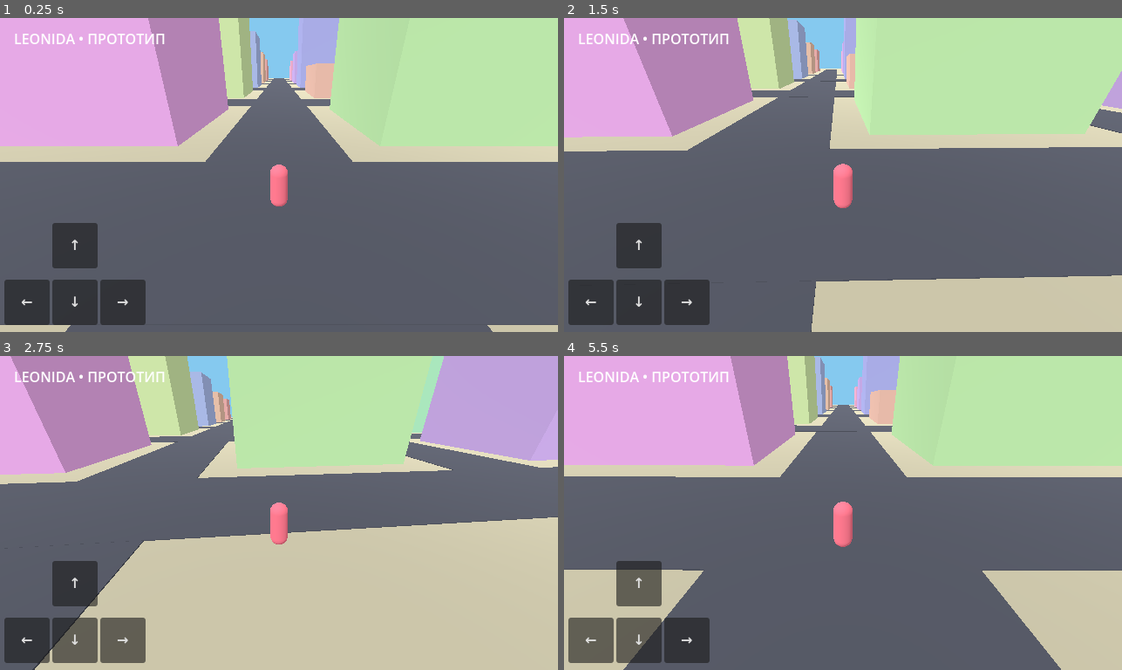
Above: before the commit, frames 1-4 (two rows, left to right).
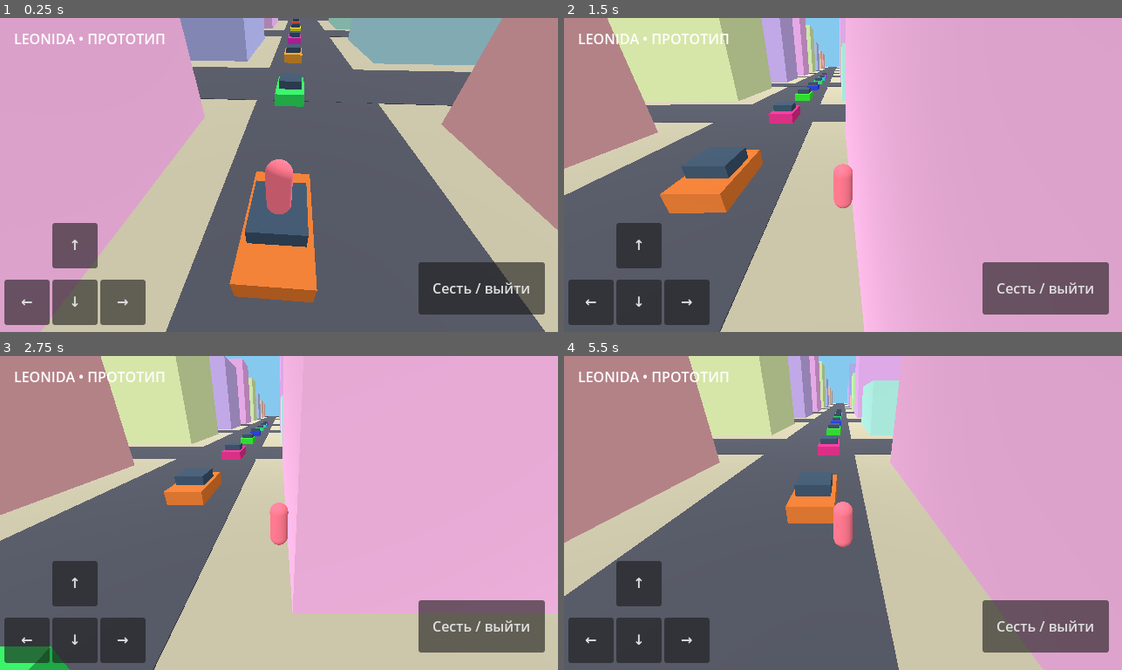
Above: after the commit, the same moments.

Repository: danilkononov1234-lab/GTA6-Pixel-Mobile
Game: Godot game, scene res://main.tscn
The game is run twice, just before and just after one commit, with the same random seed, the same clock (stepped at 60 frames per second) and the same inputs.
Inputs:
- Up to frame 1 (0.25 s): no input
- Up to frame 2 (1.5 s): hold Right (ui_right) 0.53-1.28 s; hold Down (ui_down) from 1.28 s (still down)
- Up to frame 3 (2.75 s): release Down (ui_down) at 2.03 s; hold Right (ui_right) from 2.03 s (still down)
- Up to frame 4 (5.5 s): release Right (ui_right) at 2.78 s; hold Up (ui_up) 2.78-3.53 s; hold Left (ui_left) 3.53-5.03 s; hold Down (ui_down) from 5.03 s (still down)

The runs differ from the first frame. In frame 1, 73% of the frame differs, in the area x 0-100%, y 0-100%; in frame 2, 76%; in frame 3, 71%; in frame 4, 73%.

Commit message:
Add drivable cars and vehicle camera

Diff:
--- a/main.gd
+++ b/main.gd
@@ -1,6 +1,8 @@
 extends Node3D
 var player: CharacterBody3D
 var camera: Camera3D
+var cars: Array[CharacterBody3D] = []
+var driving: CharacterBody3D
 var movement := Vector2.ZERO
 var buttons := {}
 var rng := RandomNumberGenerator.new()
@@ -64,6 +66,33 @@
 	mat.albedo_color = Color("#e86c80")
 	avatar.material_override = mat
 	player.add_child(avatar)
+	for i in range(12):
+		var car := CharacterBody3D.new()
+		add_child(car)
+		car.position = Vector3(2,0.65,8+i*12)
+		var hit := CollisionShape3D.new()
+		var bounds := BoxShape3D.new()
+		bounds.size = Vector3(2,1.3,4)
+		hit.shape = bounds
+		car.add_child(hit)
+		var body_mesh := MeshInstance3D.new()
+		var car_box := BoxMesh.new()
+		car_box.size = Vector3(2,0.8,4)
+		body_mesh.mesh = car_box
+		var paint := StandardMaterial3D.new()
+		paint.albedo_color = Color.from_hsv(rng.randf(),0.8,0.8)
+		body_mesh.material_override = paint
+		car.add_child(body_mesh)
+		var cabin := MeshInstance3D.new()
+		var cabin_box := BoxMesh.new()
+		cabin_box.size = Vector3(1.6,0.65,1.9)
+		cabin.mesh = cabin_box
+		cabin.position.y = 0.6
+		var glass := StandardMaterial3D.new()
+		glass.albedo_color = Color("#34495e")
+		cabin.material_override = glass
+		car.add_child(cabin)
+		cars.append(car)
 	camera = Camera3D.new()
 	add_child(camera)
 	camera.current = true
@@ -83,12 +112,41 @@
 		ui.add_child(b)
 		buttons[b] = item[2]
 
+	var enter := Button.new()
+	enter.text = "Сесть / выйти"
+	enter.position = Vector2(480,280)
+	enter.size = Vector2(145,60)
+	ui.add_child(enter)
+	enter.pressed.connect(toggle_car)
+
+func toggle_car():
+	if is_instance_valid(driving):
+		player.position = driving.position + driving.transform.basis.x * 2.5 + Vector3.UP
+		player.show()
+		player.get_node("CollisionShape3D").set_deferred("disabled",false)
+		driving = null
+		return
+	for car in cars:
+		if player.position.distance_to(car.position) < 5:
+			driving = car
+			player.hide()
+			player.get_node("CollisionShape3D").set_deferred("disabled",true)
+			break
+
 func _physics_process(delta):
 	movement = Input.get_vector("ui_left","ui_right","ui_up","ui_down")
 	for b in buttons:
 		if b.button_pressed:
 			movement += buttons[b]
 	movement = movement.limit_length()
+	if is_instance_valid(driving):
+		driving.rotate_y(-movement.x*delta*1.8)
+		driving.velocity = driving.transform.basis.z * movement.y * 20
+		driving.move_and_slide()
+		player.position = driving.position
+		camera.position = camera.position.lerp(driving.position + driving.transform.basis.z*8 + Vector3.UP*4, minf(delta*6,1))
+		camera.look_at(driving.position)
+		return
 	player.velocity.x = movement.x*7
 	player.velocity.z = movement.y*7
 	if not player.is_on_floor():
